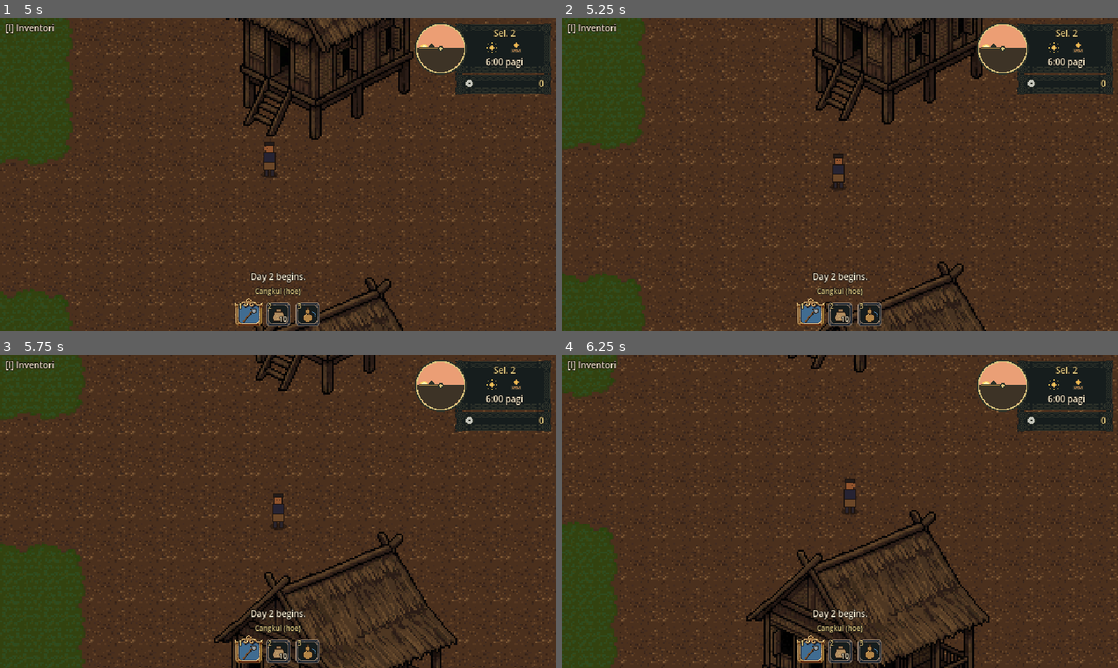
Above: before the commit, frames 1-4 (two rows, left to right).
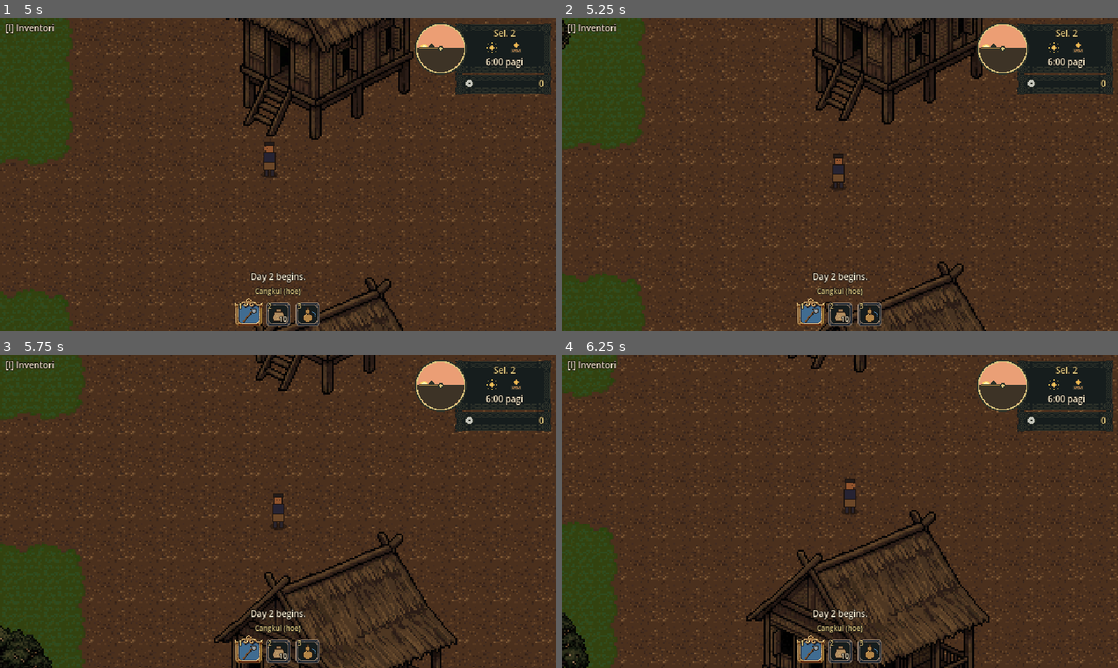
Above: after the commit, the same moments.

Repository: Hans2340/project-harvest
Game: Godot game, scene res://scenes/world/kampung.tscn
Two runs of this game, one before a commit and one after it. Both use one fixed random seed, a clock stepped at 60 frames per second and the inputs below.
Inputs (mouse positions are in pixels of both pictures, inside the frame that each line leads up to):
- Up to frame 1 (5 s): tap Enter at 0.5 s; move the mouse to (400, 158) at 0.52 s; hold D (move_right) 0.53-1.28 s; hold Shift (run) 0.53-1.28 s; move the mouse to (166, 190) at 1.27 s; hold S (move_down) 1.28-2.03 s; tap E (interact) at 1.35, 4.35 s; tap Shift (run) at 1.55, 3.05, 4.55 s; move the mouse to (333, 105) at 2.02 s; hold D (move_right) 2.03-2.78 s; hold Shift (run) 2.03-2.78 s; move the mouse to (250, 237) at 2.77 s; hold W (move_up) 2.78-3.53 s; tap 1 (tool_1) at 2.85 s; move the mouse to (444, 221) at 3.52 s; hold Shift (run) 3.53-4.28 s; hold A (move_left) from 3.53 s (still down); move the mouse to (111, 127) at 4.27 s
- Up to frame 2 (5.25 s): move the mouse to (867, 174) at 5.02 s; release A (move_left) at 5.03 s; hold S (move_down) from 5.03 s (still down); hold Shift (run) from 5.03 s (still down)
- Up to frame 3 (5.75 s): keep holding S (move_down); keep holding Shift (run)
- Up to frame 4 (6.25 s): move the mouse to (756, 433) at 5.77 s; release S (move_down) at 5.78 s; release Shift (run) at 5.78 s; hold D (move_right) from 5.78 s (still down); tap 1 (tool_1) at 5.85 s; tap Shift (run) at 6.05 s

Frame 1 is identical in both runs. In frame 2, less than 0.1% of the frame differs, in the area x 0-2%, y 0-10%; in frame 3, 0.7%, in the area x 0-10%, y 86-100%; in frame 4, 0.5%.

Commit message:
Add PixelLab trees (coconut palms, fruit trees) and plant them in the kampung
- 16 pokok kelapa + 16 pokok buah variants (durian/rambutan style), cleaned
- Trees drawn at 2x like the houses; trunks block movement, canopies y-sort
- Kampung test checks tree placement

Co-Authored-By: Claude Opus 5.5 <noreply@anthropic.com>
Claude-Session: https://claude.ai/code/session_01T1Ki7kxoEo9qRMZRfBvUvg

Diff:
--- a/scripts/world/kampung.gd
+++ b/scripts/world/kampung.gd
@@ -32,6 +32,20 @@
 ]
 ## Cells you can face to sleep (front of the home house).
 const HOME_DOOR := Rect2i(9, 8, 5, 3)
+
+## Trees (PixelLab, 64 px, drawn at 2x like the houses). [variant, trunk cell].
+const TREE_DIR := "res://assets/sprites/trees/"
+const TREE_SCALE := 2.0
+const PALMS := [   # pokok kelapa: riverbank and yard corners
+	[0, Vector2i(3, 24)], [3, Vector2i(9, 24)], [6, Vector2i(13, 23)], [9, Vector2i(23, 24)],
+	[12, Vector2i(28, 23)], [1, Vector2i(33, 24)], [5, Vector2i(39, 24)], [14, Vector2i(44, 23)],
+	[2, Vector2i(7, 4)], [8, Vector2i(29, 4)], [11, Vector2i(7, 20)], [15, Vector2i(29, 20)],
+]
+const FRUIT_TREES := [   # pokok buah (durian / rambutan): kampung edges
+	[0, Vector2i(2, 3)], [6, Vector2i(14, 1)], [10, Vector2i(21, 1)], [1, Vector2i(27, 1)],
+	[13, Vector2i(37, 2)], [4, Vector2i(42, 2)], [7, Vector2i(2, 8)], [3, Vector2i(3, 17)],
+	[12, Vector2i(32, 7)], [9, Vector2i(32, 18)], [14, Vector2i(45, 12)], [2, Vector2i(45, 20)],
+]
 
 const TUFTS := [Vector2i(3, 3), Vector2i(2, 17), Vector2i(32, 2), Vector2i(32, 13), Vector2i(45, 24),
 	Vector2i(8, 23), Vector2i(26, 23), Vector2i(40, 23)]
@@ -204,6 +218,10 @@
 		s.position = base
 		ysort.add_child(s)
 		ZoneUtil.add_blocker(self, base + Vector2(0, -40), Vector2(200, 72))
+	for t in PALMS:
+		_add_tree("kelapa_%02d.png" % t[0], t[1], Vector2(16, 10))
+	for t in FRUIT_TREES:
+		_add_tree("pokok_buah_%02d.png" % t[0], t[1], Vector2(28, 14))
 	for c in TUFTS:
 		_standing_prop(c, "grass_tuft_small.png", Vector2.ZERO)
 	for c in ROCKS:
@@ -213,6 +231,20 @@
 		r.texture = load(PROPS_DIR + ("water_reeds_a.png" if c.x % 2 == 0 else "water_reeds_b.png"))
 		r.position = Vector2(c.x * TILE + TILE / 2.0, c.y * TILE + TILE / 2.0)
 		decor.add_child(r)
+
+
+## A tree standing on `cell`: sprite base at the cell's bottom, trunk blocks movement.
+func _add_tree(file: String, cell: Vector2i, trunk: Vector2) -> void:
+	var tex: Texture2D = load(TREE_DIR + file)
+	var base := Vector2(cell.x * TILE + TILE / 2.0, (cell.y + 1) * TILE - 6)
+	var s := Sprite2D.new()
+	s.texture = tex
+	s.scale = Vector2(TREE_SCALE, TREE_SCALE)
+	s.offset = Vector2(0, -tex.get_height() / 2.0 + 1)
+	s.position = base
+	s.set_meta("tree", true)
+	ysort.add_child(s)
+	ZoneUtil.add_blocker(self, base + Vector2(0, -trunk.y / 2.0), trunk)
 
 
 func _standing_prop(cell: Vector2i, file: String, blocker: Vector2) -> void:
--- a/tests/test_kampung.gd
+++ b/tests/test_kampung.gd
@@ -30,6 +30,17 @@
 		if c is Sprite2D and c.texture and c.texture.resource_path.contains("rumah_kampung"):
 			houses += 1
 	_check(houses == 4, "4 houses placed")
+	var trees := 0
+	var bad_trees := []
+	for t in zone.PALMS + zone.FRUIT_TREES:
+		var c: Vector2i = t[1]
+		var corners: String = zone._corner(c.x, c.y) + zone._corner(c.x + 1, c.y) + zone._corner(c.x, c.y + 1) + zone._corner(c.x + 1, c.y + 1)
+		if corners.contains("w") or corners.contains("s") or (c.y in [11, 12] and c.x < 31):
+			bad_trees.append(c)
+	for c in zone.get_node("YSort").get_children():
+		if c.has_meta("tree"):
+			trees += 1
+	_check(trees == 24 and bad_trees.is_empty(), "24 trees on dry ground, off the main path (bad: %s)" % [bad_trees])
 	var game_time = root.get_node("GameState").GAME_MINUTES_PER_SECOND
 	_check(is_equal_approx(game_time * 25.0 * 60.0, 24.0 * 60.0), "25 real minutes = 24 game hours")
 	print("RESULT: ", "PASS" if ok else "FAIL")
Binary file added: assets/sprites/trees/kelapa_00.png
Not shown, added: assets/sprites/trees/kelapa_00.png.import
Binary file added: assets/sprites/trees/kelapa_01.png
Not shown, added: assets/sprites/trees/kelapa_01.png.import
Binary file added: assets/sprites/trees/kelapa_02.png
Not shown, added: assets/sprites/trees/kelapa_02.png.import
Binary file added: assets/sprites/trees/kelapa_03.png
Not shown, added: assets/sprites/trees/kelapa_03.png.import
Binary file added: assets/sprites/trees/kelapa_04.png
Not shown, added: assets/sprites/trees/kelapa_04.png.import
Binary file added: assets/sprites/trees/kelapa_05.png
Not shown, added: assets/sprites/trees/kelapa_05.png.import
(and 122 more such lines)
